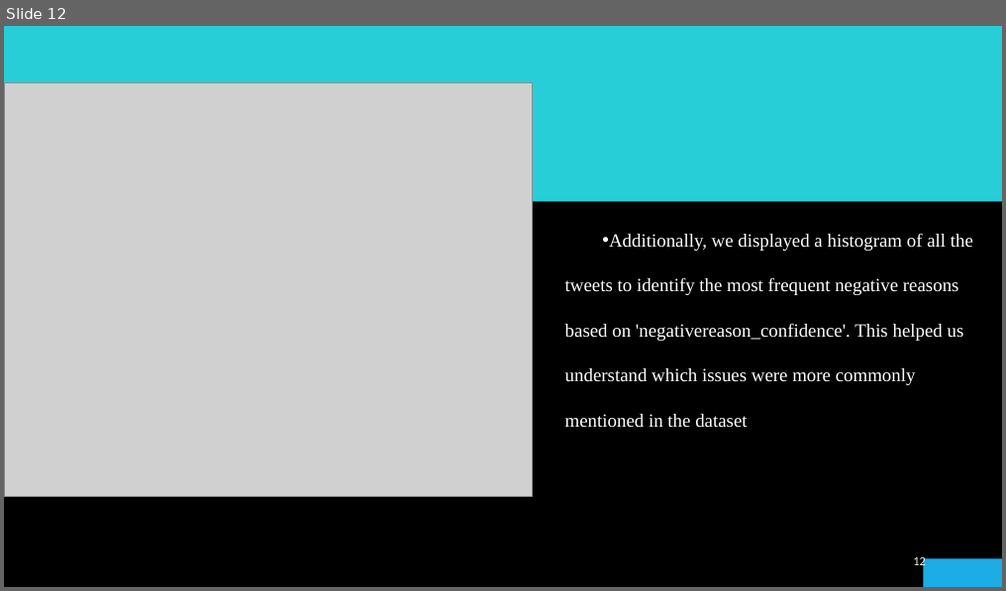
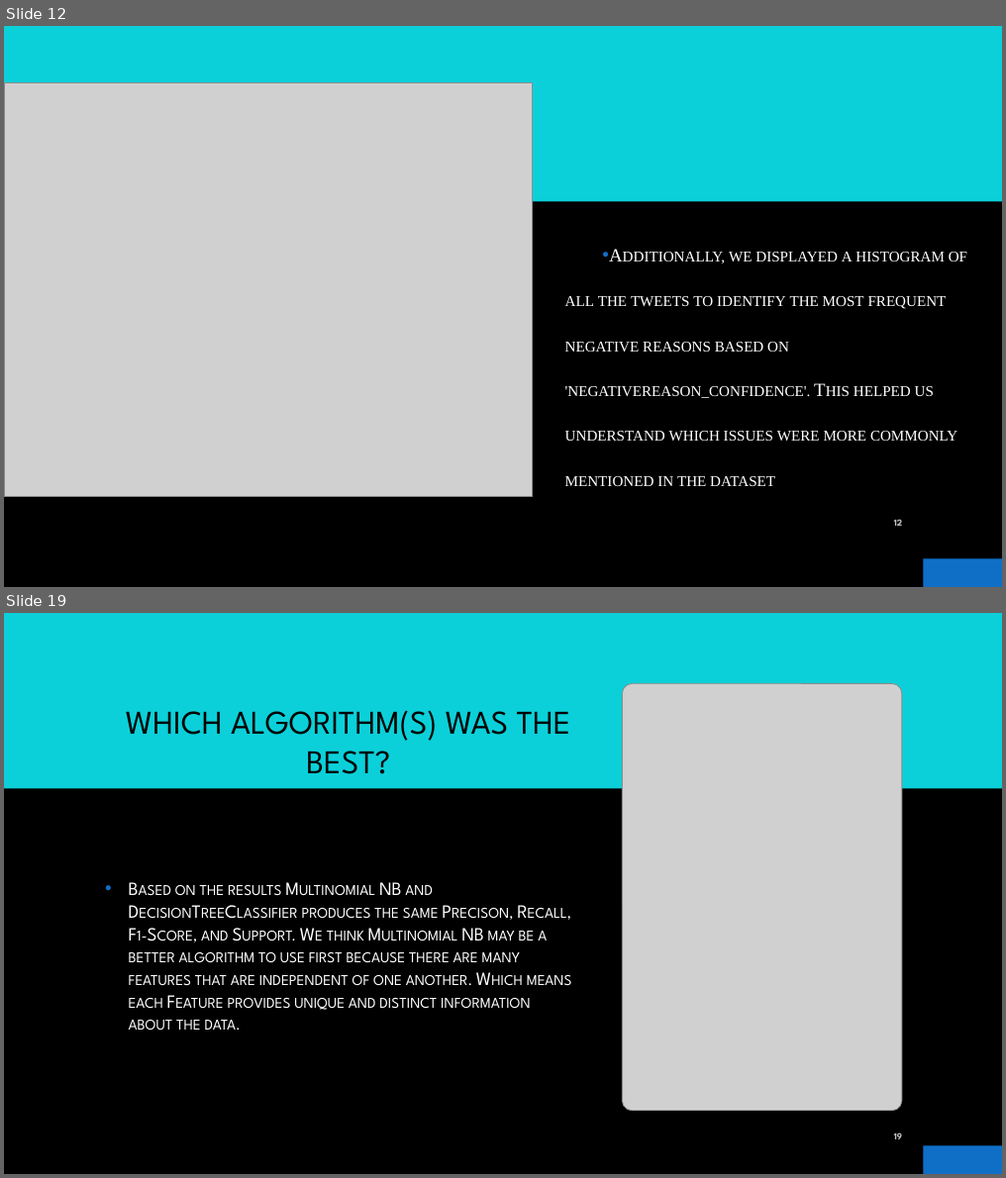
Before and after one commit to ElDon2308/Airline-Sentiment-Analysis, a slide deck: Airline Sentiment Analysis Presentation.pptx. Shown one above the other, each under a label of ours: slide 12 before the commit, slides 12 and 19 after it; the slides between them are not shown. The pictures are 1006x591 and 1006x1178 pixels, drawn with LibreOffice and Linux fonts; fonts in the diff are those of the drawing; grey boxes stand for pictures; background and template pictures are left out. Boxes give left, top, right and bottom in pixels: in the first picture for what was removed or moved away, otherwise in the second. Text is boxed around its words. In the diff, an @@ line names an element or a change of style, - is before the commit and + after.

```diff
--- a/Airline Sentiment Analysis Presentation.pptx
+++ b/Airline Sentiment Analysis Presentation.pptx
@@ slide 19 added at <box>4,613,1002,1174</box>, background picture (left out); not listed: 3 template elements that a slide beside it also shows @@
@@ picture added at <box>623,683,902,1111</box> @@
@@ title added at <box>126,711,571,774</box>, 32 pt, text #000000 @@
+WHICH ALGORITHM(S) WAS THE BEST?
@@ text added at <box>129,882,572,1030</box>, 18 pt, text #FFFFFF, small capitals @@
+• Based on the results Multinomial NB and DecisionTreeClassifier produces the same Precison, Recall, F1-Score, and Support. We think Multinomial NB may be a better algorithm to use first because there are many features that are independent of one another. Which means each Feature provides unique and distinct information about the data.
@@ page number added at <box>894,1133,902,1140</box>, 9 pt, text #BFBFBF, bold @@
+19
@@ slide 12 changed as well @@
@@ rectangle at <box>4,47,29,109</box>: fill #1CADE4 to #0F6FC6 @@
@@ rectangle at <box>4,26,1002,202</box>: fill #27CED7 to #0BD0D9 @@
@@ text "Additionally, we displayed a histogram ..." at <box>565,252,967,486</box>: small capitals on; vertical alignment top to middle @@
@@ page number: place and size @@
-page number at <box>913,558,926,570</box>
+page number at <box>894,519,902,526</box>
@@ page number at <box>894,519,902,526</box>: size 12 to 9 pt, font Calibri to League Spartan, text colour gradient #9E9E9E to #EDEDED to #FFFFFF to #BFBFBF, bold on @@
@@ rectangle at <box>924,559,1002,587</box>: fill #1CADE4 to #0F6FC6 @@
```
Also in this commit, not shown: 13 other slides changed, 4 other slides added, 1 slide removed.
